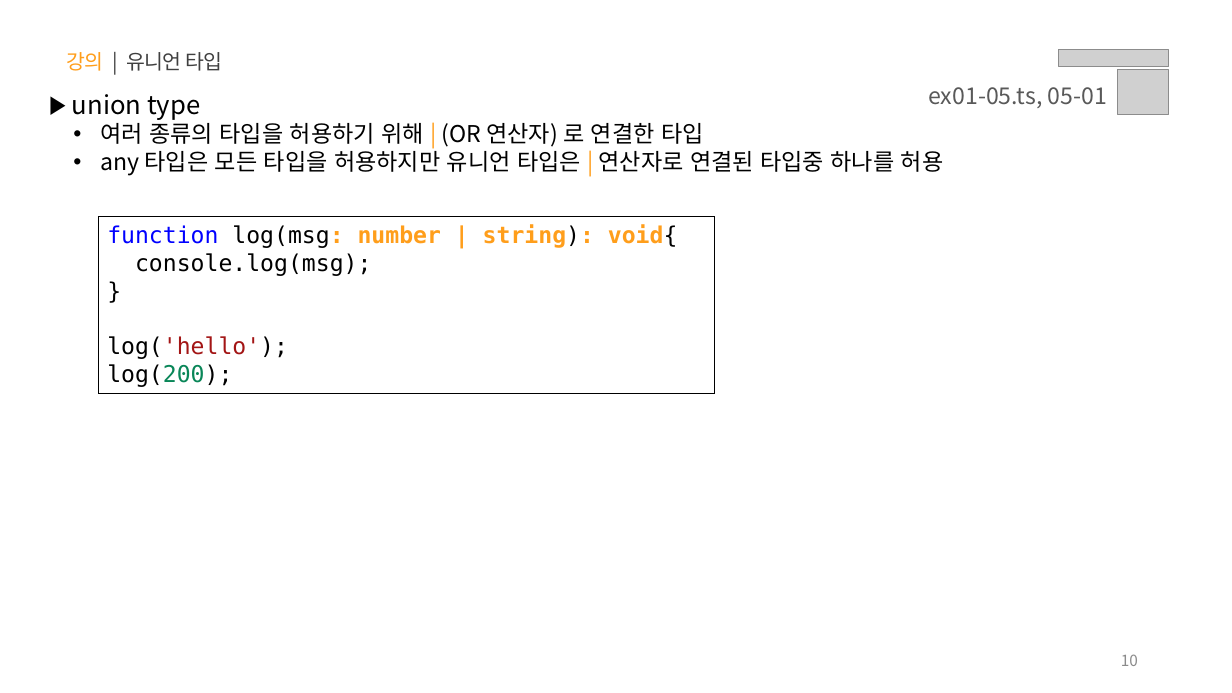
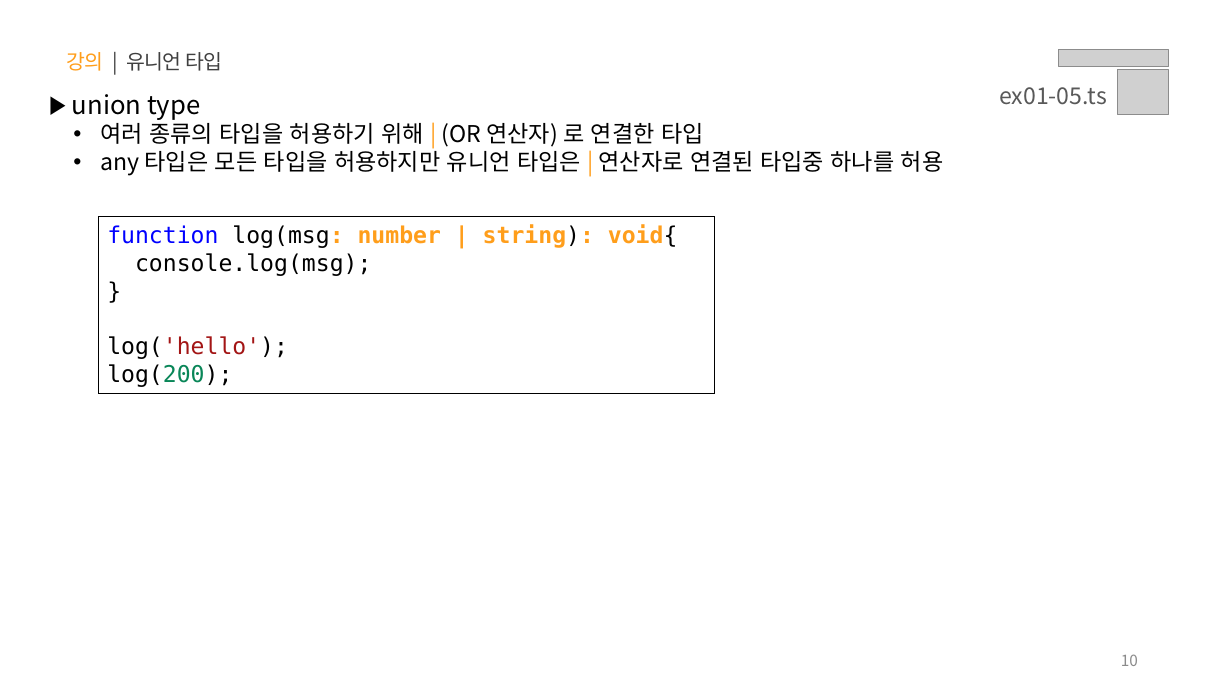
Before and after one commit to sy0725/ts-til, a slide deck: slide 10 of PPT/01.타입스크립트 - 타입 정의.pptx. Drawn at 1232x693 pixels with LibreOffice and Linux fonts; fonts in the diff are those of the drawing; grey boxes stand for pictures. Boxes give left, top, right and bottom in pixels: in the first picture for what was removed or moved away, otherwise in the second. Text is boxed around its words. In the diff, an @@ line names an element or a change of style, - is before the commit and + after.

```diff
--- a/PPT/01.타입스크립트 - 타입 정의.pptx
+++ b/PPT/01.타입스크립트 - 타입 정의.pptx
@@ text at <box>999,87,1107,105</box>: text changed @@
-ex01-05.ts, 05-01
+ex01-05.ts
```
Also in this commit, not shown: 12 other slides changed.
